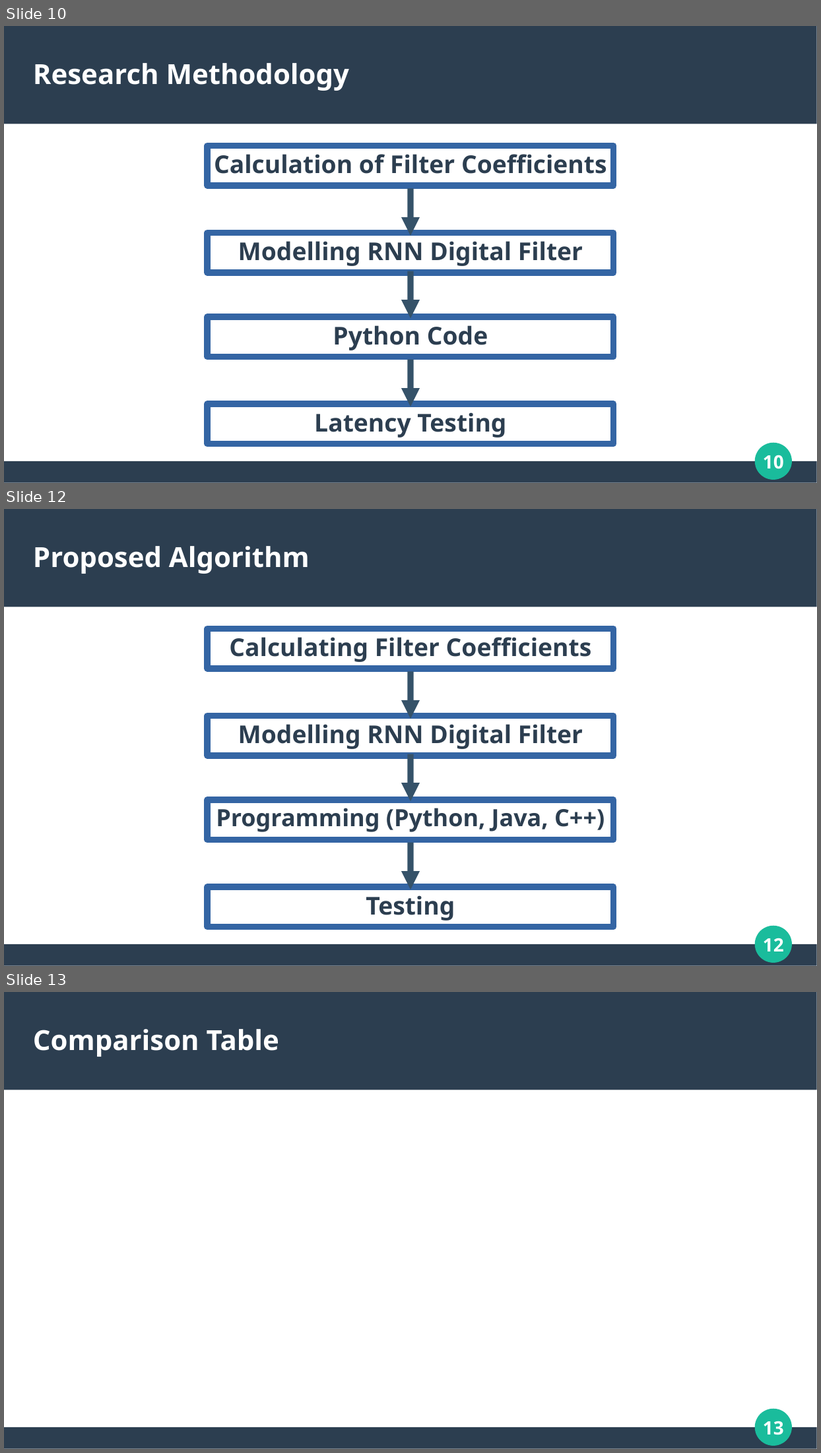
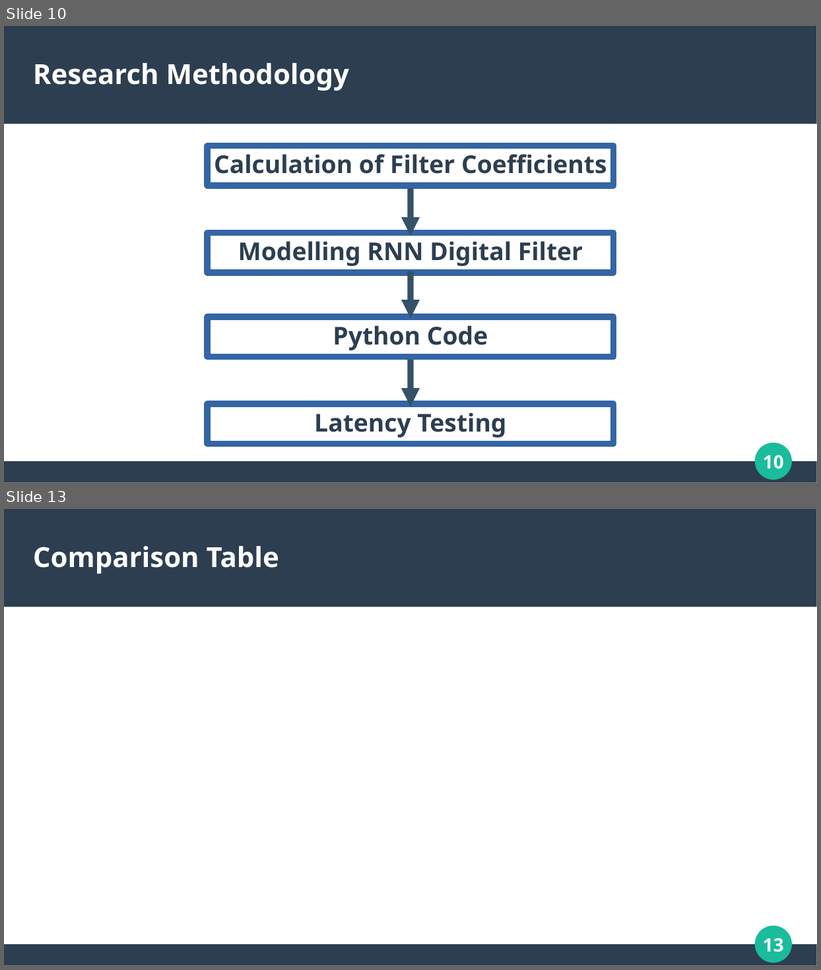
Before and after one commit to mohitlabs/Research, a slide deck: A Low Latency Digital Filter using Recurrent Neural Network/PPT/Presentation.pptx. Shown one above the other, each under a label of ours: slides 10, 12 and 13 before the commit, slides 10 and 13 after it; the slides between them are not shown. The pictures are 821x1453 and 821x970 pixels, drawn with LibreOffice and Linux fonts; fonts in the diff are those of the drawing. Boxes give left, top, right and bottom in pixels: in the first picture for what was removed or moved away, otherwise in the second. Text is boxed around its words. In the diff, an @@ line names an element or a change of style, - is before the commit and + after.

```diff
--- a/A Low Latency Digital Filter using Recurrent Neural Network/PPT/Presentation.pptx
+++ b/A Low Latency Digital Filter using Recurrent Neural Network/PPT/Presentation.pptx
@@ slide 12 removed at <box>4,509,817,966</box>, background #FFFFFF; not listed: 4 template elements that a slide beside it also shows @@
@@ title removed at <box>33,546,310,574</box> @@
-Proposed Algorithm
@@ text removed at <box>208,628,614,668</box> @@
-Calculating Filter Coefficients
@@ arrow removed from (411, 671) to (411, 719) @@
@@ rectangle removed at <box>208,716,614,757</box> @@
-Modelling RNN Digital Filter
@@ arrow removed from (411, 755) to (411, 802) @@
@@ rectangle removed at <box>208,801,614,840</box> @@
-Programming (Python, Java, C++)
@@ arrow removed from (411, 843) to (411, 890) @@
@@ rectangle removed at <box>208,888,614,927</box> @@
-Testing
```
Also in this commit, not shown: 2 slides added, 1 other slide removed, 1 other file.
